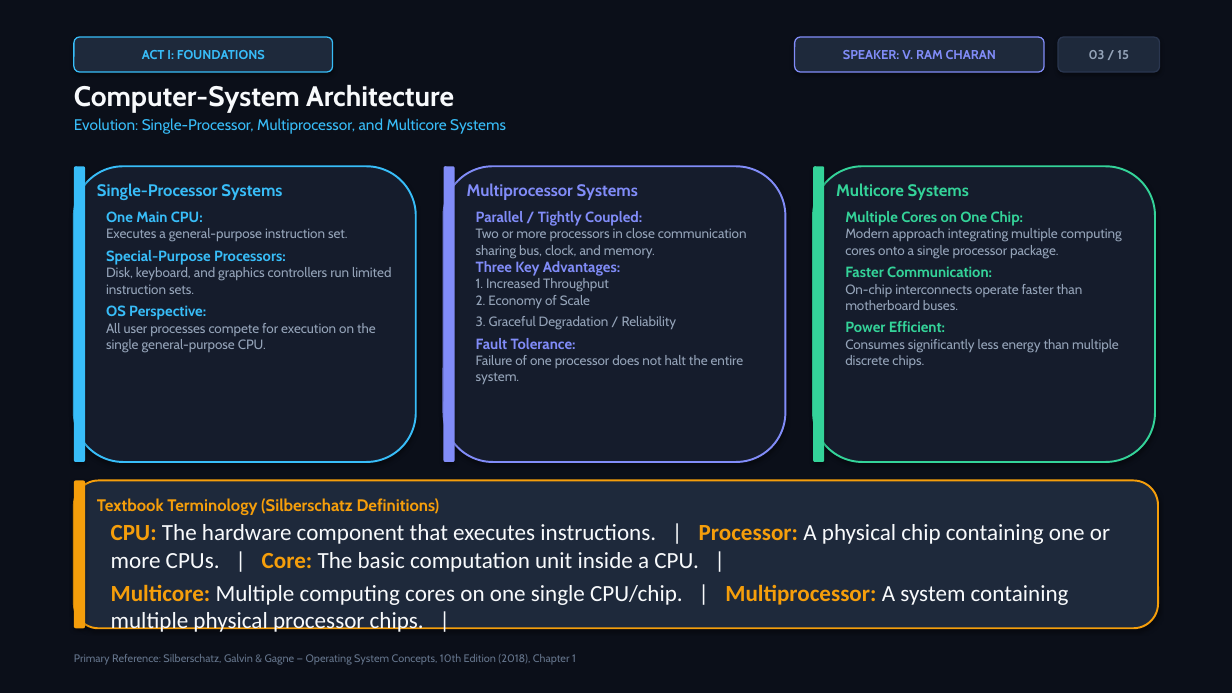
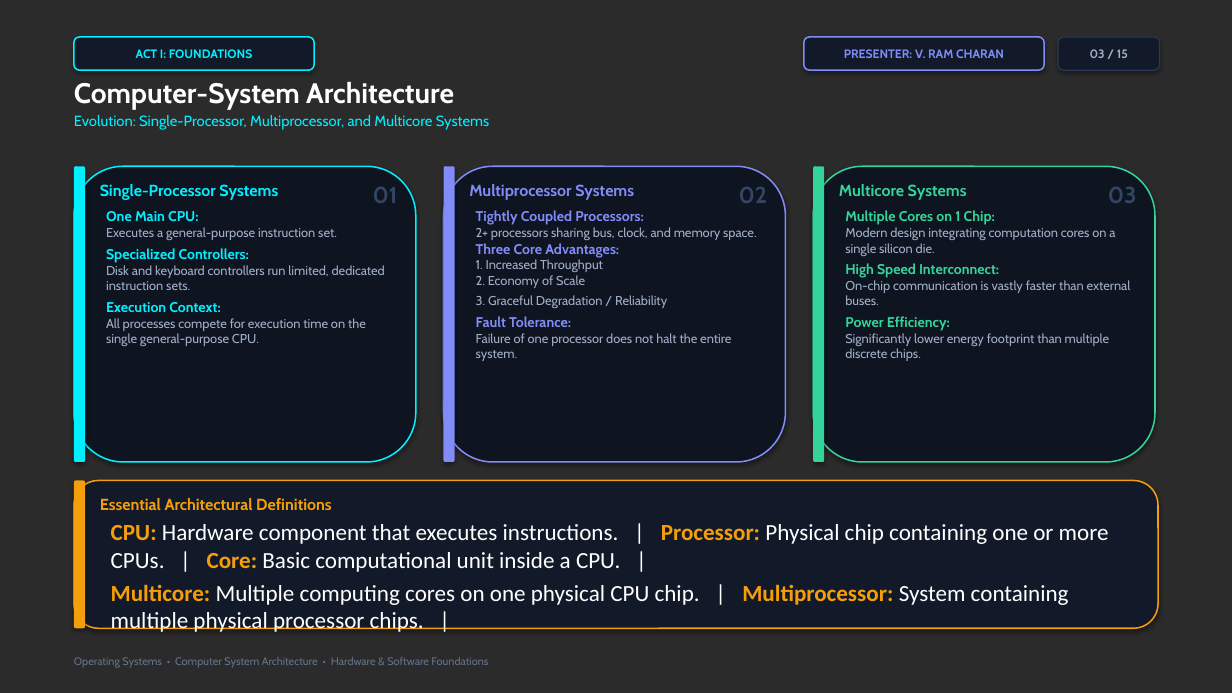
Before and after one commit to vangaramcharan2007-del/alfred, a slide deck: slide 3 of Computer_System_Architecture_OS.pptx. Drawn at 1232x693 pixels with LibreOffice and Linux fonts; fonts in the diff are those of the drawing; background and template pictures are left out; a plain dark background stands for a picture behind light text. Boxes give left, top, right and bottom in pixels: in the first picture for what was removed or moved away, otherwise in the second. Text is boxed around its words. In the diff, an @@ line names an element or a change of style, - is before the commit and + after.

Commit message:
feat(presentation): upgrade to high-production-value cinematic dark visual theme with 1080p hardware overlays

```diff
--- a/Computer_System_Architecture_OS.pptx
+++ b/Computer_System_Architecture_OS.pptx
@@ background #0B0F19 to picture (left out) @@
@@ rectangle removed at (0,0,1232,693) @@
@@ rounded rectangle "ACT I: FOUNDATIONS": place and size @@
-rounded rectangle "ACT I: FOUNDATIONS" at (74,37,333,72)
+rounded rectangle "ACT I: FOUNDATIONS" at (74,37,314,70)
@@ rounded rectangle "ACT I: FOUNDATIONS" at (74,37,314,70): size 10 to 9.5 pt, text colour #38BDF8 to #00F0FF; fill #1E293B to #121A2A; outline #38BDF8 1 pt to #00F0FF 1.2 pt @@
@@ rounded rectangle "PRESENTER: V. RAM CHARAN": place and size @@
-rounded rectangle "PRESENTER: V. RAM CHARAN" at (795,37,1044,72)
+rounded rectangle "PRESENTER: V. RAM CHARAN" at (804,37,1044,70)
@@ rounded rectangle "PRESENTER: V. RAM CHARAN" at (804,37,1044,70): fill #1E293B to #121A2A; outline #818CF8 1 pt to #818CF8 1.2 pt @@
@@ text in rounded rectangle at (844,49,1004,58): text changed; size 10 to 9.5 pt @@
-SPEAKER: V. RAM CHARAN
+PRESENTER: V. RAM CHARAN
@@ rounded rectangle "03 / 15" at (1058,37,1160,70): size 10 to 9.5 pt, text colour #94A3B8 to #A0AFC8; fill #1E293B to #121A2A; outline #2A364F 1 pt to #283855 1 pt @@
@@ text "Computer-System Architecture" at (74,82,489,130): text colour #F8FAFC to #FFFFFF in "Computer-System Architecture"; size 12 to 11.5 pt, text colour #38BDF8 to #00F0FF in "Evolution: Single-Processor, Multiprocessor, and Multicore S ..." @@
@@ rounded rectangle at (74,166,416,462): fill #151C2C to #0E1420; outline #38BDF8 1.5 pt to #00F0FF 1.2 pt @@
@@ rounded rectangle at (74,166,85,462): fill #38BDF8 to #00F0FF @@
@@ rounded rectangle at (444,166,786,462): fill #151C2C to #0E1420; outline #818CF8 1.5 pt to #818CF8 1.2 pt @@
@@ rounded rectangle at (813,166,1155,462): fill #151C2C to #0E1420; outline #34D399 1.5 pt to #34D399 1.2 pt @@
@@ text "Single-Processor Systems" at (100,184,278,200): size 13 to 12.5 pt, text colour #38BDF8 to #00F0FF @@
@@ text added at (373,187,398,203), 18 pt, text #324664, bold @@
+01
@@ text "Multiprocessor Systems" at (469,184,634,200): size 13 to 12.5 pt @@
@@ text added at (739,187,768,203), 18 pt, text #324664, bold @@
+02
@@ text "Multicore Systems" at (839,184,967,200): size 13 to 12.5 pt @@
@@ text added at (1108,187,1137,203), 18 pt, text #324664, bold @@
+03
@@ text at (106,211,337,240): size 11.5 to 11 pt, text colour #38BDF8 to #00F0FF in "One Main CPU:"; size 10.5 to 10 pt, text colour #94A3B8 to #A0AFC8 in "Executes a general-purpose instruction set." @@
@@ text at (476,210,756,288): text changed; size 10.5 to 10 pt; text colour #94A3B8 to #A0AFC8 @@
-Parallel / Tightly Coupled:
-Two or more processors in close communication sharing bus, clock, and memory.
-Three Key Advantages:
-1. Increased Throughput
-2. Economy of Scale
-3. Graceful Degradation / Reliability
+Tightly Coupled Processors:
+2+ processors sharing bus, clock, and memory space.
+Three Core Advantages:
+1. Increased Throughput
+2. Economy of Scale
+3. Graceful Degradation / Reliability
@@ text at (845,210,1131,361): text changed; size 10.5 to 10 pt; text colour #94A3B8 to #A0AFC8 @@
-Multiple Cores on One Chip:
-Modern approach integrating multiple computing cores onto a single processor package.
-Faster Communication:
-On-chip interconnects operate faster than motherboard buses.
-Power Efficient:
-Consumes significantly less energy than multiple discrete chips.
+Multiple Cores on 1 Chip:
+Modern design integrating computation cores on a single silicon die.
+High Speed Interconnect:
+On-chip communication is vastly faster than external buses.
+Power Efficiency:
+Significantly lower energy footprint than multiple discrete chips.
@@ text at (106,248,385,346): text changed; size 10.5 to 10 pt; text colour #94A3B8 to #A0AFC8 @@
-Special-Purpose Processors:
-Disk, keyboard, and graphics controllers run limited instruction sets.
-OS Perspective:
-All user processes compete for execution on the single general-purpose CPU.
+Specialized Controllers:
+Disk and keyboard controllers run limited, dedicated instruction sets.
+Execution Context:
+All processes compete for execution time on the single general-purpose CPU.
@@ text at (476,333,731,361): size 11.5 to 11 pt in "Fault Tolerance:"; size 10.5 to 10 pt, text colour #94A3B8 to #A0AFC8 in "Failure of one processor does not halt ..." @@
@@ rounded rectangle at (74,481,1158,628): fill #1E293B to #121A2A; outline #F59E0B 1.5 pt to #F59E0B 1.2 pt @@
@@ text at (100,498,332,510): text changed; size 13 to 12.5 pt @@
-Textbook Terminology (Silberschatz Definitions)
+Essential Architectural Definitions
@@ text at (111,524,1109,632): text changed; text colour #F8FAFC to #FFFFFF @@
-CPU: The hardware component that executes instructions. | Processor: A physical chip containing one or more CPUs. | Core: The basic computation unit inside a CPU. |
-Multicore: Multiple computing cores on one single CPU/chip. | Multiprocessor: A system containing multiple physical processor chips. |
+CPU: Hardware component that executes instructions. | Processor: Physical chip containing one or more CPUs. | Core: Basic computational unit inside a CPU. |
+Multicore: Multiple computing cores on one physical CPU chip. | Multiprocessor: System containing multiple physical processor chips. |
@@ text at (74,657,488,668): text changed @@
-Primary Reference: Silberschatz, Galvin & Gagne — Operating System Concepts, 10th Edition (2018), Chapter 1
+Operating Systems • Computer System Architecture • Hardware & Software Foundations
```
Also in this commit, not shown: 14 other slides changed, 19 other files.
